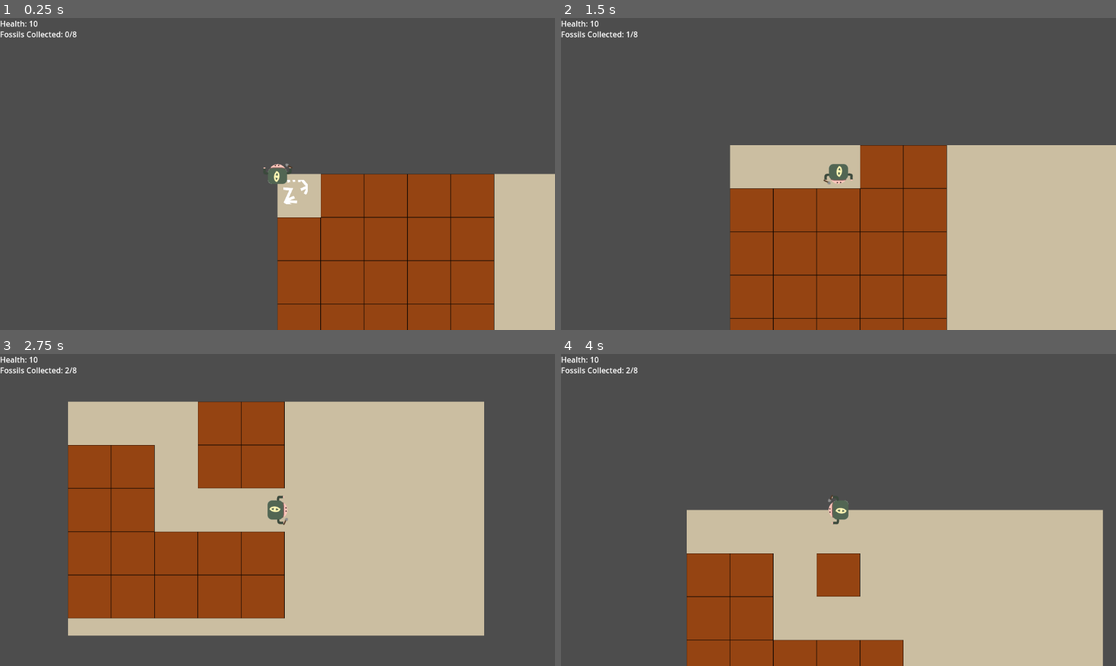
Above: before the commit, frames 1-4 (two rows, left to right).
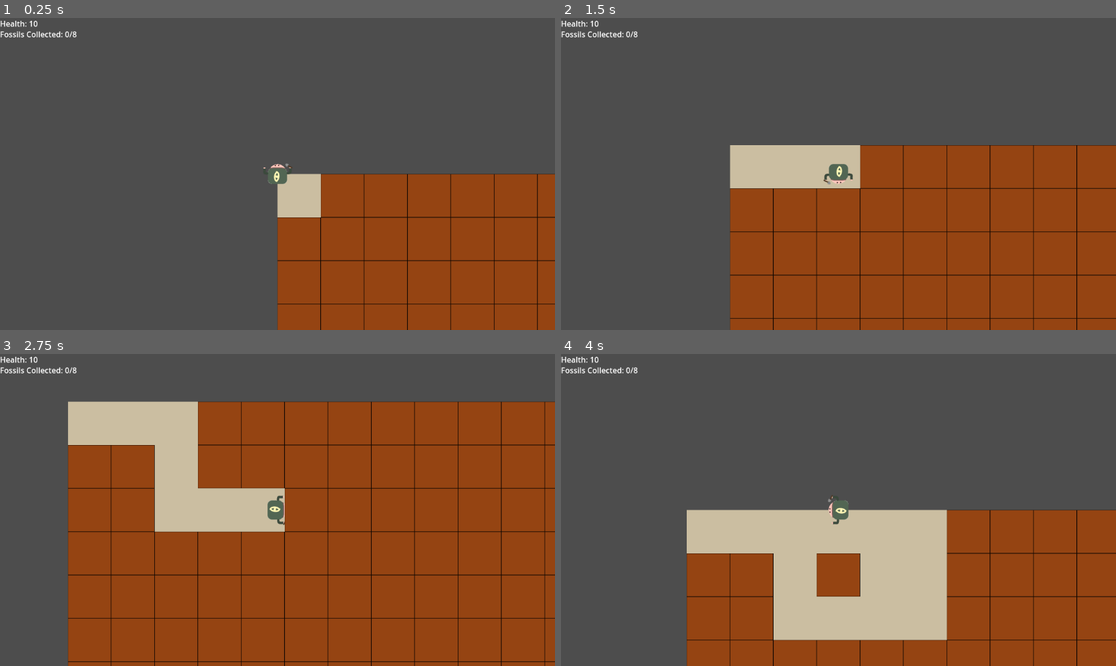
Above: after the commit, the same moments.

Repository: DonYall/Beneath-The-Earth
Game: Godot game, scene res://Scenes/Main.tscn
Same seed, same stepped clock (60 frames per second), same inputs: the game is played once before the commit and once after it.
Inputs:
- Up to frame 1 (0.25 s): no input
- Up to frame 2 (1.5 s): tap Enter at 0.5 s; hold Right (move_right) 0.53-1.28 s; hold Down (move_down) from 1.28 s (still down)
- Up to frame 3 (2.75 s): release Down (move_down) at 2.03 s; hold Right (move_right) from 2.03 s (still down)
- Up to frame 4 (4 s): release Right (move_right) at 2.78 s; hold Up (move_up) 2.78-3.53 s; hold Left (move_left) from 3.53 s (still down)

The runs differ from the first frame. In frame 1, 5.6% of the frame differs, in the area x 51-100%, y 49-100%; in frame 2, 18%; in frame 3, 47%, in the area x 11-100%, y 4-100%; in frame 4, 16%.

Commit message:
Adjusted enemy size

Diff:
--- a/Scenes/Enemy.gd
+++ b/Scenes/Enemy.gd
@@ -30,5 +30,5 @@
 
 		if velocity.length() > 0:
 			velocity = velocity.normalized() * speed
-		position += velocity * delta
+		move_and_collide(velocity * delta)
 		position = position.clamp(Vector2.ZERO, screen_size)
--- a/Scenes/Enemy.tscn
+++ b/Scenes/Enemy.tscn
@@ -24,13 +24,15 @@
 }]
 
 [sub_resource type="CircleShape2D" id="CircleShape2D_ip7ay"]
-radius = 47.0956
+radius = 35.2278
 
 [node name="Enemy" type="CharacterBody2D"]
+collision_layer = 5
 collision_mask = 0
 script = ExtResource("1_ibpj8")
 
 [node name="AnimatedSprite2D" type="AnimatedSprite2D" parent="."]
+scale = Vector2(0.75, 0.75)
 sprite_frames = SubResource("SpriteFrames_0wnnr")
 animation = &"active"
 
--- a/Scenes/Grid/grid_cell.tscn
+++ b/Scenes/Grid/grid_cell.tscn
@@ -7,6 +7,7 @@
 size = Vector2(120, 120)
 
 [node name="GridCell" type="Area2D"]
+collision_layer = 16
 script = ExtResource("1_eab1k")
 
 [node name="CollisionShape2D" type="CollisionShape2D" parent="."]
--- a/Scenes/Grid/grid_map.tscn
+++ b/Scenes/Grid/grid_map.tscn
@@ -4,5 +4,3 @@
 
 [node name="GridMap" type="Node2D"]
 script = ExtResource("1_a87gu")
-n_rows = 5
-n_cols = 5
--- a/Scenes/Items/Item.tscn
+++ b/Scenes/Items/Item.tscn
@@ -7,6 +7,8 @@
 radius = 28.0179
 
 [node name="Item" type="Area2D"]
+collision_layer = 8
+collision_mask = 6
 script = ExtResource("1_a3ppb")
 
 [node name="Sprite2D" type="Sprite2D" parent="."]
--- a/Scenes/Player.tscn
+++ b/Scenes/Player.tscn
@@ -47,6 +47,7 @@
 size = Vector2(54, 55)
 
 [node name="Player" type="Area2D" groups=["Player"]]
+collision_layer = 3
 script = ExtResource("1_024b0")
 
 [node name="AnimatedSprite2D" type="AnimatedSprite2D" parent="." groups=["Player"]]
--- a/project.godot
+++ b/project.godot
@@ -41,3 +41,10 @@
 , Object(InputEventKey,"resource_local_to_scene":false,"resource_name":"","device":-1,"window_id":0,"alt_pressed":false,"shift_pressed":false,"ctrl_pressed":false,"meta_pressed":false,"pressed":false,"keycode":0,"physical_keycode":83,"key_label":0,"unicode":115,"echo":false,"script":null)
 ]
 }
+
+[layer_names]
+
+2d_render/layer_2="player"
+2d_render/layer_3="enemy"
+2d_render/layer_4="item"
+2d_render/layer_5="cell"
